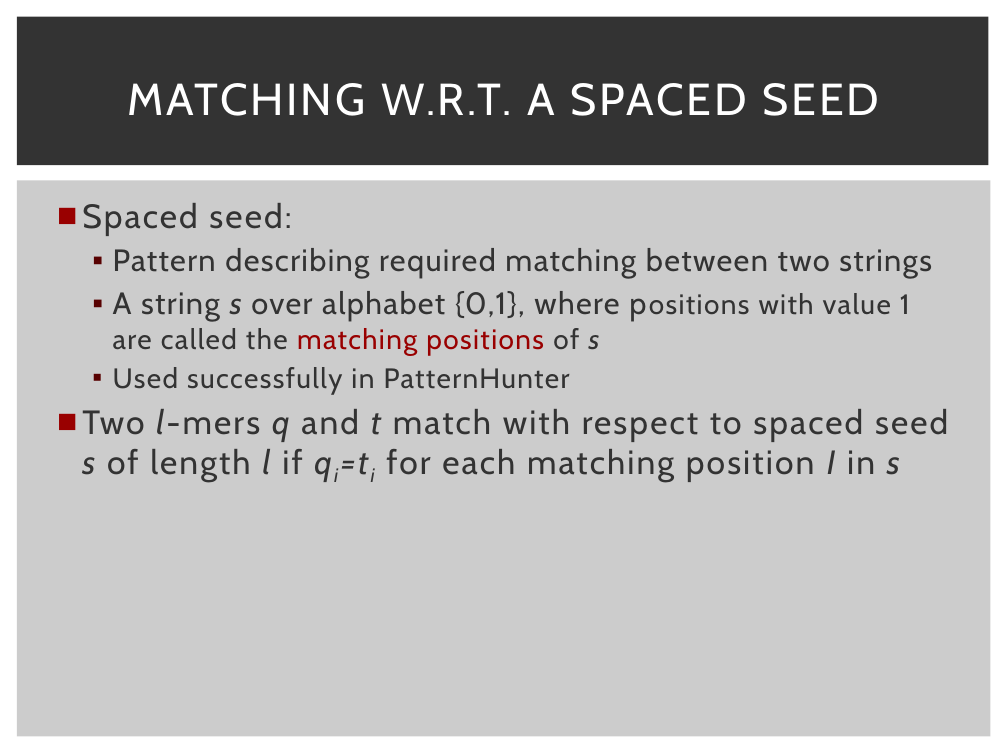
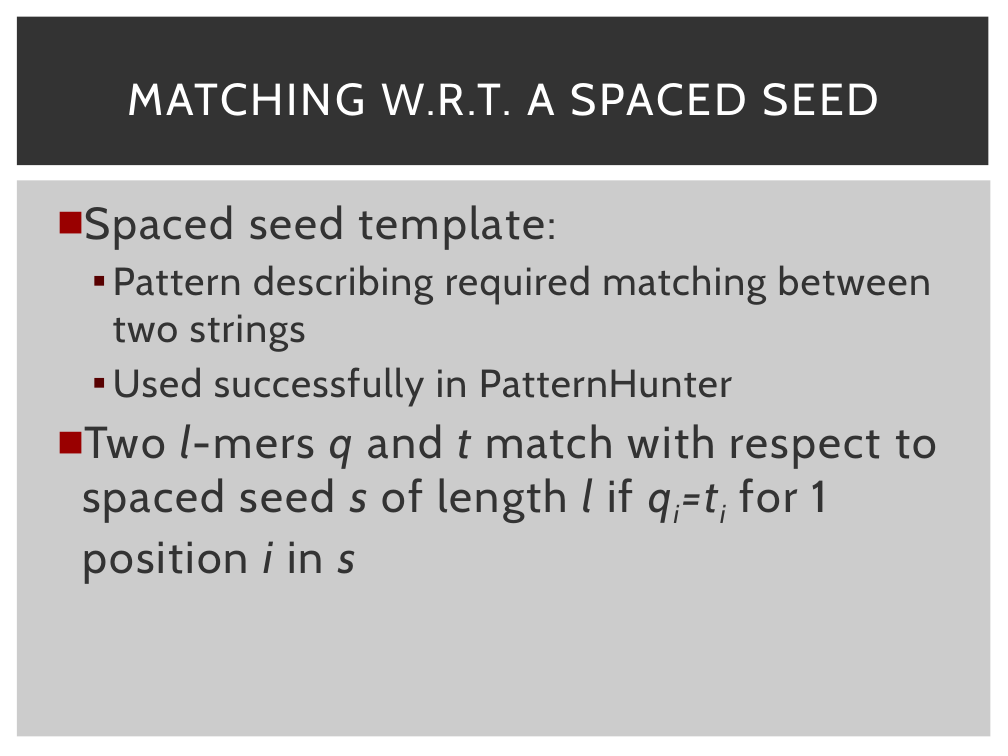
Before and after one commit to schaefce/proposal, a slide deck: slide 19 of GLBio.pptx (slide 11 before the commit). Drawn at 1008x756 pixels with LibreOffice and Linux fonts; fonts in the diff are those of the drawing. Boxes give left, top, right and bottom in pixels: in the first picture for what was removed or moved away, otherwise in the second. Text is boxed around its words. In the diff, an @@ line names an element or a change of style, - is before the commit and + after.

```diff
--- a/GLBio.pptx
+++ b/GLBio.pptx
@@ text at bbox=[84, 205, 556, 249]: text changed; size 24 to 32 pt @@
-■ Spaced seed:
+■ Spaced seed template:
@@ text at bbox=[113, 265, 931, 407]: size 22 to 28 pt in "Pattern describing required matching between two strings"; size 20 to 28 pt in "Used successfully in PatternHunter"; more space between paragraphs @@
@@ text at bbox=[113, 291, 910, 355]: paragraph removed @@
-  ▪ A string s over alphabet {0,1}, where positions with value 1 are called the matching positions of s
@@ text at bbox=[82, 424, 937, 584]: text changed; size 24 to 32 pt @@
-■ Two l-mers q and t match with respect to spaced seed s of length l if qi=ti for each matching position I in s
+■ Two l-mers q and t match with respect to spaced seed s of length l if qi=ti for 1 position i in s
```
Also in this commit, not shown: 4 other slides changed, 18 slides added, 1 slide removed.
